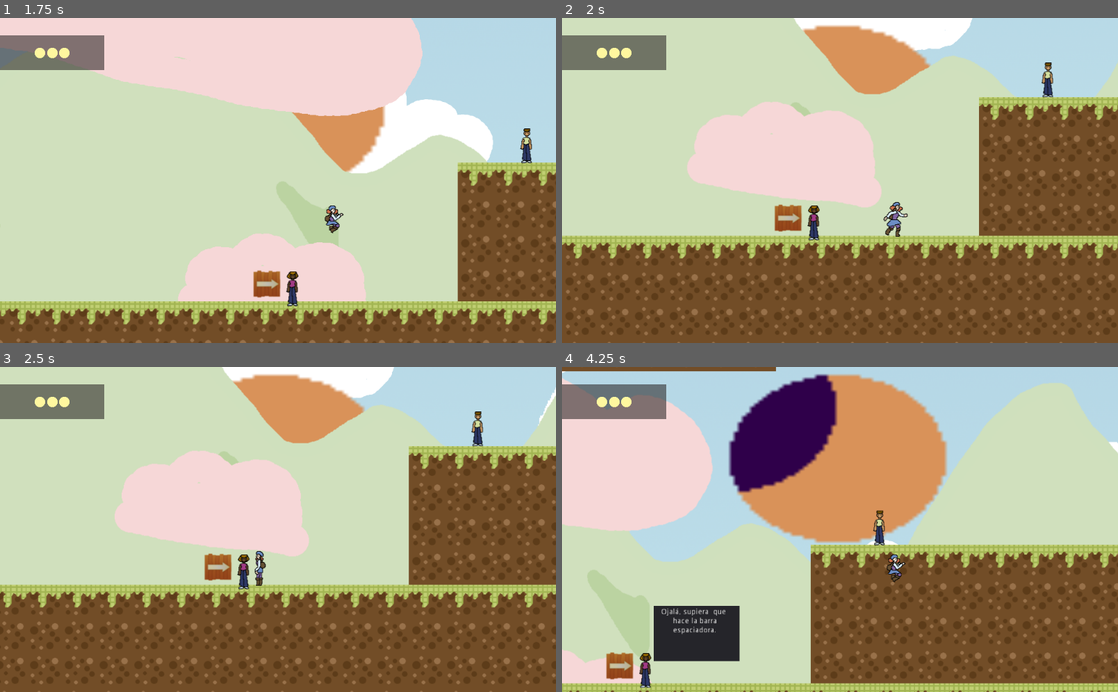
Above: before the commit, frames 1-4 (two rows, left to right).
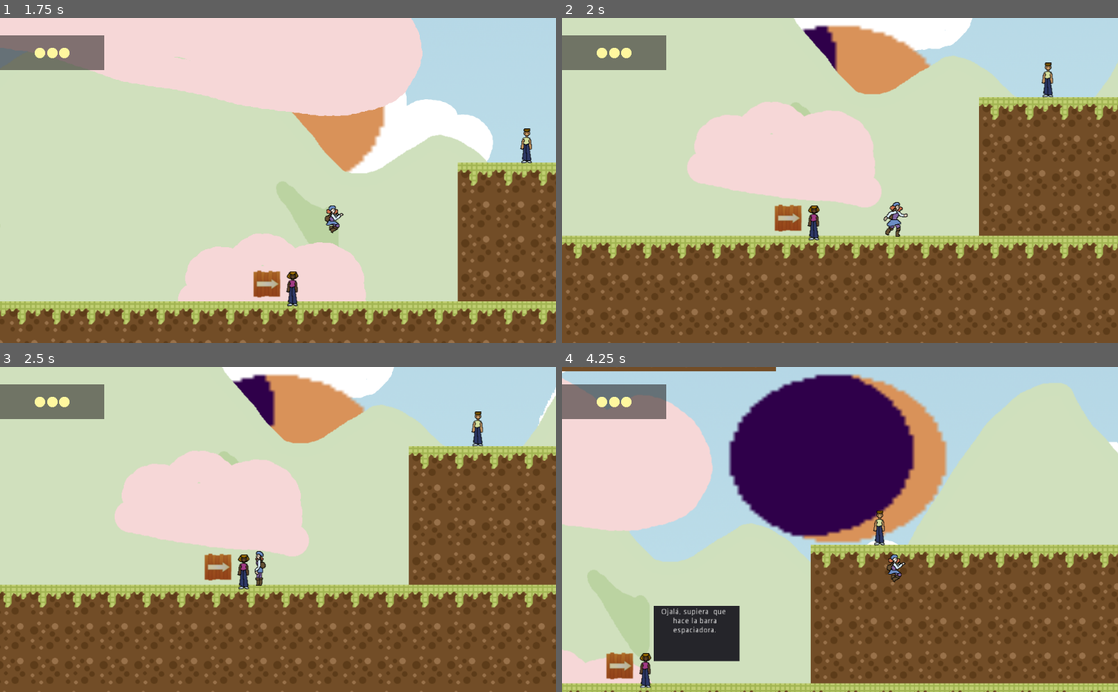
Above: after the commit, the same moments.

Repository: elros88/eclipta
Game: Godot game, scene res://levels/title.tscn
The game is run twice, just before and just after one commit, with the same random seed, the same clock (stepped at 60 frames per second) and the same inputs.
Inputs:
- Up to frame 1 (1.75 s): hold Right (right) from 0.53 s (still down); tap Tab (attack) at 0.6 s; tap Space (jump) at 0.77, 1.07, 1.52 s; tap Z (green) at 0.8, 1.35 s; tap X (red) at 1.55 s
- Up to frame 2 (2 s): keep holding Right (right); tap Space (jump) at 1.82 s
- Up to frame 3 (2.5 s): release Right (right) at 2.03 s; hold Left (left) from 2.03 s (still down); tap X (red) at 2.1 s; tap C (yellow) at 2.3 s
- Up to frame 4 (4.25 s): release Left (left) at 2.78 s; hold Right (right) from 2.78 s (still down); tap C (yellow) at 2.85 s; tap Space (jump) at 3.02, 3.05, 3.32 s; hold Space (jump) from 3.53 s (still down); tap Tab (attack) at 3.8 s

Frame 1 is identical in both runs. In frame 2, 0.4% of the frame differs, in the area x 43-50%, y 2-17%; in frame 3, 0.7%; in frame 4, 8.4%, in the area x 31-64%, y 2-53%.

Commit message:
agregar sonido a poderes

Diff:
--- a/character/eclipta.gd
+++ b/character/eclipta.gd
@@ -56,6 +56,7 @@
 
 	if Input.is_action_just_pressed("yellow") and yellowattack:
 		var yellow = YELLOW.instance()
+		$Poder1.play()
 		if sign($Position2D.position.x) == -1:
 			yellow.set_attack_direction(-1)
 		else:
@@ -70,6 +71,7 @@
 
 	if Input.is_action_just_pressed("green") and greenattack:
 		var green = GREEN.instance()
+		$Poder2.play()
 		if sign($Position2D.position.x) == -1:
 			green.set_attack_direction(-1)
 		else:
@@ -83,6 +85,7 @@
 
 	if Input.is_action_just_pressed("red") and redattack:
 		var red = RED.instance()
+		$Poder3.play()
 		if sign($Position2D.position.x) == -1:
 			red.set_attack_direction(-1)
 		else:
--- a/character/eclipta.tscn
+++ b/character/eclipta.tscn
@@ -1,7 +1,10 @@
-[gd_scene load_steps=4 format=2]
+[gd_scene load_steps=7 format=2]
 
 [ext_resource path="res://character/eclipta.tres" type="SpriteFrames" id=1]
 [ext_resource path="res://character/eclipta.gd" type="Script" id=2]
+[ext_resource path="res://resource/sound/Poder II.wav" type="AudioStream" id=3]
+[ext_resource path="res://resource/sound/PoderIII.wav" type="AudioStream" id=4]
+[ext_resource path="res://resource/sound/Poder I.wav" type="AudioStream" id=5]
 
 [sub_resource type="CapsuleShape2D" id=2]
 radius = 8.0
@@ -21,3 +24,12 @@
 
 [node name="Position2D" type="Position2D" parent="."]
 position = Vector2( 11, 0 )
+
+[node name="Poder1" type="AudioStreamPlayer2D" parent="."]
+stream = ExtResource( 5 )
+
+[node name="Poder2" type="AudioStreamPlayer2D" parent="."]
+stream = ExtResource( 3 )
+
+[node name="Poder3" type="AudioStreamPlayer2D" parent="."]
+stream = ExtResource( 4 )
--- a/levels/level-1.tscn
+++ b/levels/level-1.tscn
@@ -169,7 +169,7 @@
 scale = Vector2( 7.5, 5.8125 )
 frames = SubResource( 29 )
 animation = "sun"
-frame = 9
+frame = 1
 playing = true
 
 [node name="Mountains" type="ParallaxLayer" parent="ParallaxBackground"]
